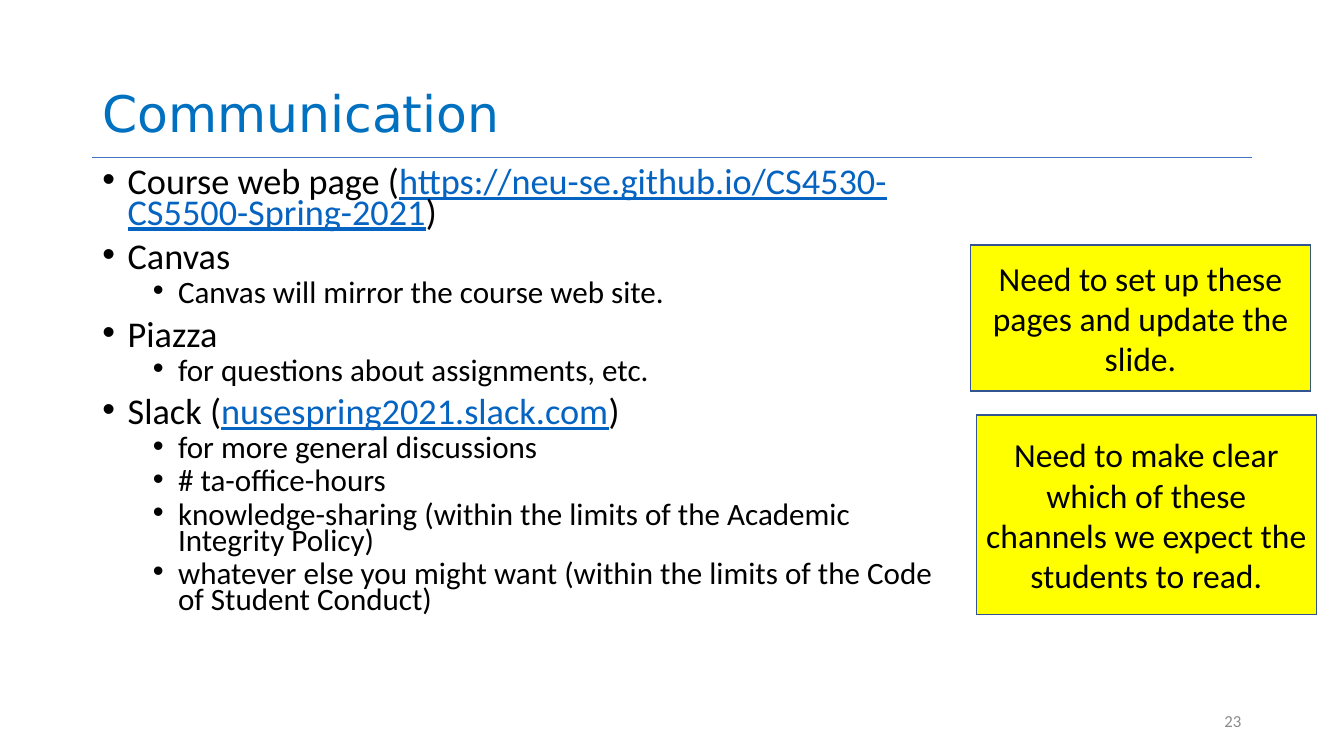
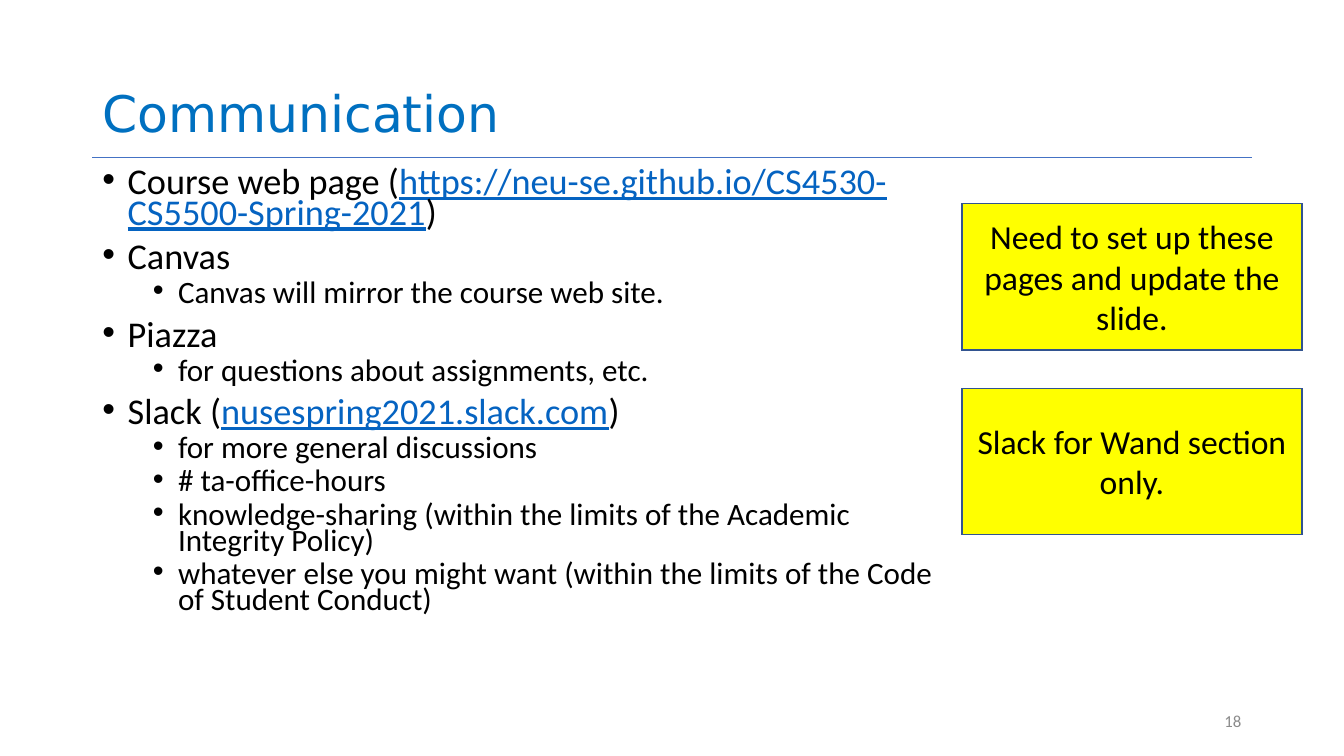
Before and after one commit to neu-se/CS4530-Spring-2022, a slide deck: slide 18 of Slides/Lesson 1.1 Course Introduction.pptx (slide 23 before the commit). Drawn at 1344x756 pixels with LibreOffice and Linux fonts; fonts in the diff are those of the drawing. Boxes give left, top, right and bottom in pixels: in the first picture for what was removed or moved away, otherwise in the second. Text is boxed around its words. In the diff, an @@ line names an element or a change of style, - is before the commit and + after.

```diff
--- a/Slides/Lesson 1.1 Course Introduction.pptx
+++ b/Slides/Lesson 1.1 Course Introduction.pptx
@@ rectangle "Need to set up these ...": place and size @@
-rectangle "Need to set up these ..." at box(971, 245, 1311, 391)
+rectangle "Need to set up these ..." at box(962, 204, 1302, 350)
@@ rectangle added at box(962, 388, 1302, 534), fill #FFFF00, outline #325491 1 pt, 24 pt, text #000000 @@
+Slack for Wand section only.
@@ rectangle removed at box(977, 415, 1317, 615) @@
-Need to make clear which of these channels we expect the students to read.
@@ page number at box(1224, 715, 1241, 727): text changed @@
-23
+18
```
Also in this commit, not shown: 7 other slides changed, 5 slides removed.
